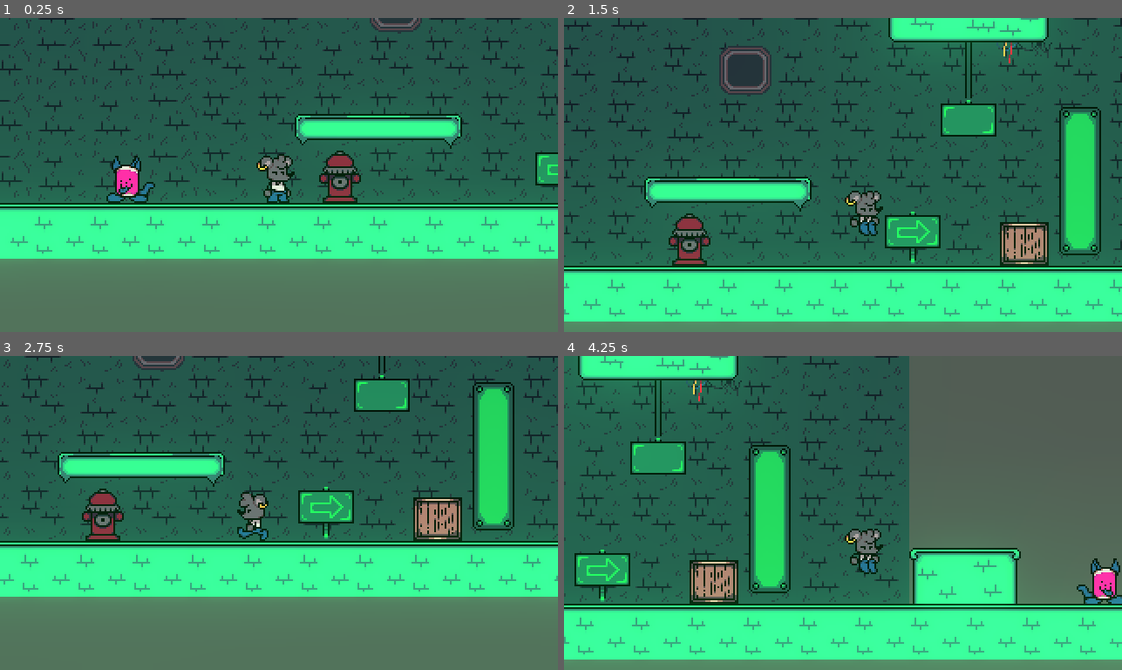
Above: before the commit, frames 1-4 (two rows, left to right).
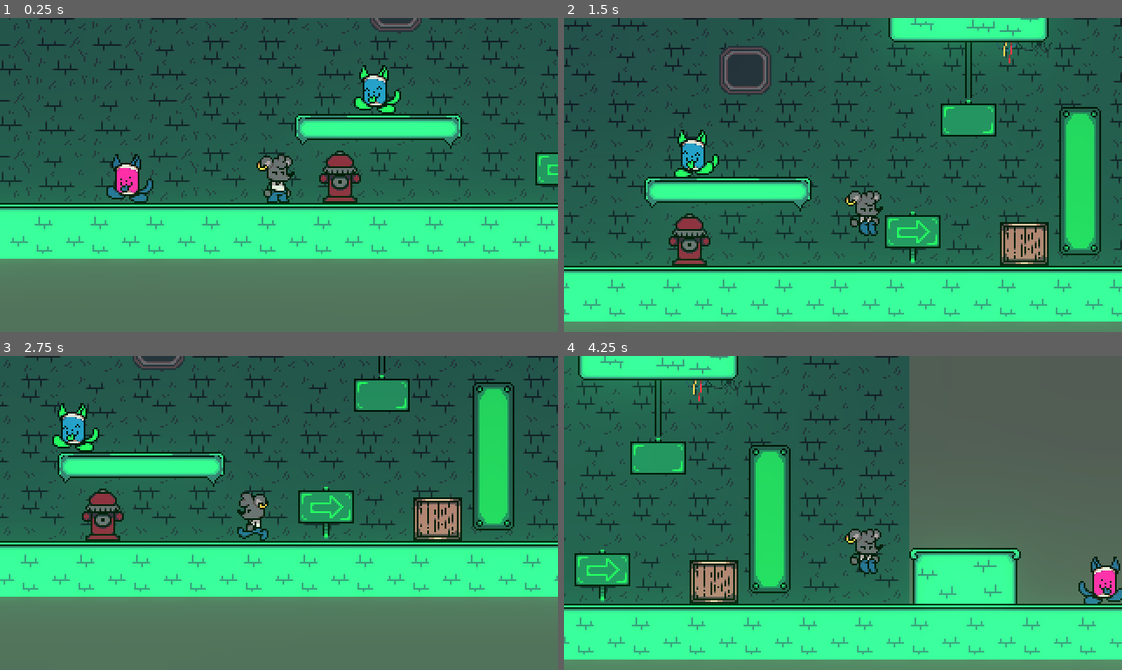
Above: after the commit, the same moments.

Repository: MonkeMango/sidealleysqueaks-source
Game: Godot game, scene res://scenes/Areas/testscene.tscn
The game is run twice, just before and just after one commit, with the same random seed, the same clock (stepped at 60 frames per second) and the same inputs.
Inputs:
- Up to frame 1 (0.25 s): no input
- Up to frame 2 (1.5 s): hold Right (ui_right) from 0.53 s (still down); tap Space (jump) at 0.77 s
- Up to frame 3 (2.75 s): tap Space (jump) at 1.52 s; release Right (ui_right) at 2.03 s; hold Left (ui_left) from 2.03 s (still down)
- Up to frame 4 (4.25 s): release Left (ui_left) at 2.78 s; hold Right (ui_right) from 2.78 s (still down); tap Space (jump) at 3.02, 3.77 s

The runs differ from the first frame. In frame 1, 1.2% of the frame differs, in the area x 19-72%, y 15-59%; in frame 2, 0.7%; in frame 3, 0.8%; in frame 4, 0.4%.

Commit message:
Blueberry kankitties

Diff:
--- a/scenes/Areas/testscene.tscn
+++ b/scenes/Areas/testscene.tscn
@@ -1,7 +1,8 @@
-[gd_scene load_steps=21 format=2]
+[gd_scene load_steps=22 format=2]
 
 [ext_resource path="res://src/Player/Player.tscn" type="PackedScene" id=1]
 [ext_resource path="res://assets/wastelight/sprites/tiles/tiles.png" type="Texture" id=2]
+[ext_resource path="res://src/Enemies/Blueberry Kankitty.tscn" type="PackedScene" id=3]
 [ext_resource path="res://scenes/Platforms/Wastelight/Platform.tscn" type="PackedScene" id=4]
 [ext_resource path="res://assets/wastelight/music/wastelight_possible_final_mix_2.mp3" type="AudioStream" id=5]
 [ext_resource path="res://src/Enemies/Kankitty.tscn" type="PackedScene" id=6]
@@ -602,6 +603,9 @@
 [node name="Kankitty2" parent="." instance=ExtResource( 6 )]
 position = Vector2( 409, 149 )
 
+[node name="Blueberry Kankitty" parent="." instance=ExtResource( 3 )]
+position = Vector2( 36, 97 )
+
 [node name="Player" parent="." instance=ExtResource( 1 )]
 position = Vector2( -19, 143 )
 gravity = 27
--- /dev/null
+++ b/src/Enemies/Blueberry Kankitty.gd
@@ -0,0 +1,6 @@
+extends "res://src/Enemies/Kankitty.gd"
+
+onready var floorcast := $CollisionShape2D/Floorcast
+
+func smart_turn() -> bool:
+	return .smart_turn() or !floorcast.is_colliding()
--- /dev/null
+++ b/src/Enemies/Blueberry Kankitty.tscn
@@ -0,0 +1,54 @@
+[gd_scene load_steps=10 format=2]
+
+[ext_resource path="res://src/Enemies/Kankitty.tscn" type="PackedScene" id=1]
+[ext_resource path="res://assets/sprites/bluekitty/die2.png" type="Texture" id=2]
+[ext_resource path="res://assets/sprites/bluekitty/walk1.png" type="Texture" id=3]
+[ext_resource path="res://assets/sprites/bluekitty/walk3.png" type="Texture" id=4]
+[ext_resource path="res://assets/sprites/bluekitty/walk4.png" type="Texture" id=5]
+[ext_resource path="res://assets/sprites/bluekitty/die1.png" type="Texture" id=6]
+[ext_resource path="res://assets/sprites/bluekitty/walk2.png" type="Texture" id=7]
+
+[sub_resource type="GDScript" id=1]
+script/source = "extends \"res://src/Enemies/Blueberry Kankitty.gd\"
+
+
+# Declare member variables here. Examples:
+# var a = 2
+# var b = \"text\"
+
+
+# Called when the node enters the scene tree for the first time.
+func _ready():
+	pass # Replace with function body.
+
+
+# Called every frame. 'delta' is the elapsed time since the previous frame.
+#func _process(delta):
+#	pass
+"
+
+[sub_resource type="SpriteFrames" id=2]
+resource_local_to_scene = true
+animations = [ {
+"frames": [ ExtResource( 6 ), ExtResource( 2 ) ],
+"loop": false,
+"name": "die",
+"speed": 5.0
+}, {
+"frames": [ ExtResource( 3 ), ExtResource( 7 ), ExtResource( 4 ), ExtResource( 5 ) ],
+"loop": true,
+"name": "walk",
+"speed": 5.0
+} ]
+
+[node name="Blueberry Kankitty" instance=ExtResource( 1 )]
+script = SubResource( 1 )
+
+[node name="AnimatedSprite" parent="CollisionShape2D" index="0"]
+frames = SubResource( 2 )
+frame = 3
+
+[node name="Floorcast" type="RayCast2D" parent="CollisionShape2D" index="2"]
+position = Vector2( -7, 0 )
+enabled = true
+cast_to = Vector2( 0, 12 )
--- a/src/Enemies/Kankitty.gd
+++ b/src/Enemies/Kankitty.gd
@@ -29,13 +29,16 @@
 	if steps % 2 != 0:
 		targetxspeed *= offstepspeed
 
+func smart_turn() -> bool:
+	return wallcast.is_colliding()
+
 func _on_AnimatedSprite_frame_changed():
 	calc_xspeed()
-	var stepturn = steps > numsteps
-	var mustturn = !stepturn and wallcast.is_colliding()
-	if stepturn or mustturn:
+	var turn = steps > numsteps
+	var instant_turn = !turn and smart_turn()
+	if turn or instant_turn:
 		steps = 0
 		collider.scale.x *= -1
-		if mustturn:
+		if instant_turn:
 			calc_xspeed()
 	steps += 1
--- a/src/Enemies/Kankitty.tscn
+++ b/src/Enemies/Kankitty.tscn
@@ -12,6 +12,7 @@
 extents = Vector2( 6.5, 10.5 )
 
 [sub_resource type="SpriteFrames" id=1]
+resource_local_to_scene = true
 animations = [ {
 "frames": [ ExtResource( 5 ), ExtResource( 4 ) ],
 "loop": false,
@@ -36,7 +37,7 @@
 position = Vector2( 0, -5 )
 frames = SubResource( 1 )
 animation = "walk"
-frame = 2
+frame = 3
 playing = true
 offset = Vector2( 1, 0 )
 
Binary file added: assets/sprites/bluekitty/die1.png
Not shown, added: assets/sprites/bluekitty/die1.png.import
Binary file added: assets/sprites/bluekitty/die2.png
Not shown, added: assets/sprites/bluekitty/die2.png.import
Binary file added: assets/sprites/bluekitty/walk1.png
Not shown, added: assets/sprites/bluekitty/walk1.png.import
Binary file added: assets/sprites/bluekitty/walk2.png
Not shown, added: assets/sprites/bluekitty/walk2.png.import
Binary file added: assets/sprites/bluekitty/walk3.png
Not shown, added: assets/sprites/bluekitty/walk3.png.import
Binary file added: assets/sprites/bluekitty/walk4.png
Not shown, added: assets/sprites/bluekitty/walk4.png.import
